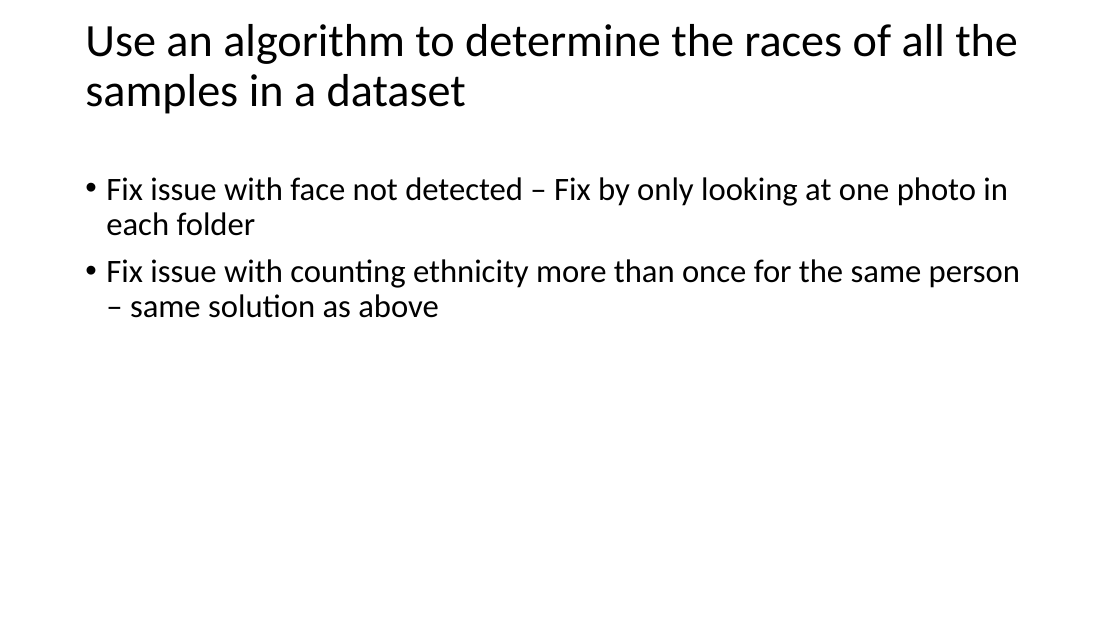
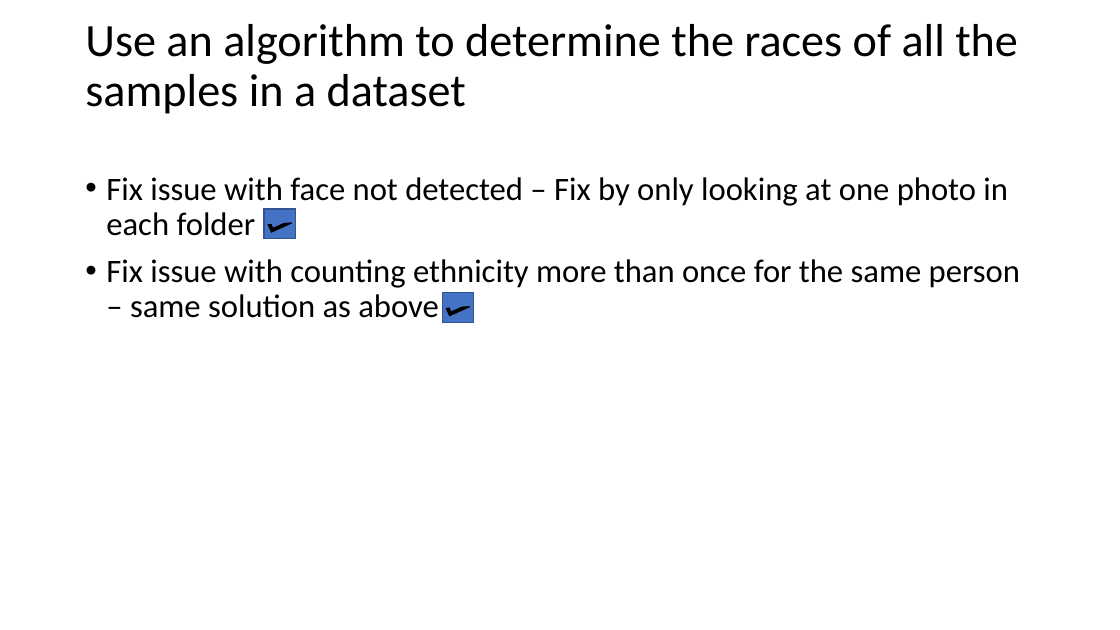
Before and after one commit to Progr4m4573R/MSc-Robotics-and-Autonomous-Systems, a slide deck: slide 5 of Research Methods/Lecture 1/Assignment 2/Research Methods Tasks.pptx. Drawn at 1120x630 pixels with LibreOffice and Linux fonts; fonts in the diff are those of the drawing. Boxes give left, top, right and bottom in pixels: in the first picture for what was removed or moved away, otherwise in the second. Text is boxed around its words. In the diff, an @@ line names an element or a change of style, - is before the commit and + after.

```diff
--- a/Research Methods/Lecture 1/Assignment 2/Research Methods Tasks.pptx
+++ b/Research Methods/Lecture 1/Assignment 2/Research Methods Tasks.pptx
@@ rectangle added at bbox=[264, 209, 296, 239], fill #4472C4, outline #325491 1 pt @@
@@ half frame added at bbox=[268, 216, 291, 232], fill #000000, outline #000000 1 pt @@
@@ rectangle added at bbox=[442, 292, 474, 322], fill #4472C4, outline #325491 1 pt @@
@@ half frame added at bbox=[446, 299, 469, 315], fill #000000, outline #000000 1 pt @@
```
Also in this commit, not shown: 3 slides added, 2 other files.
